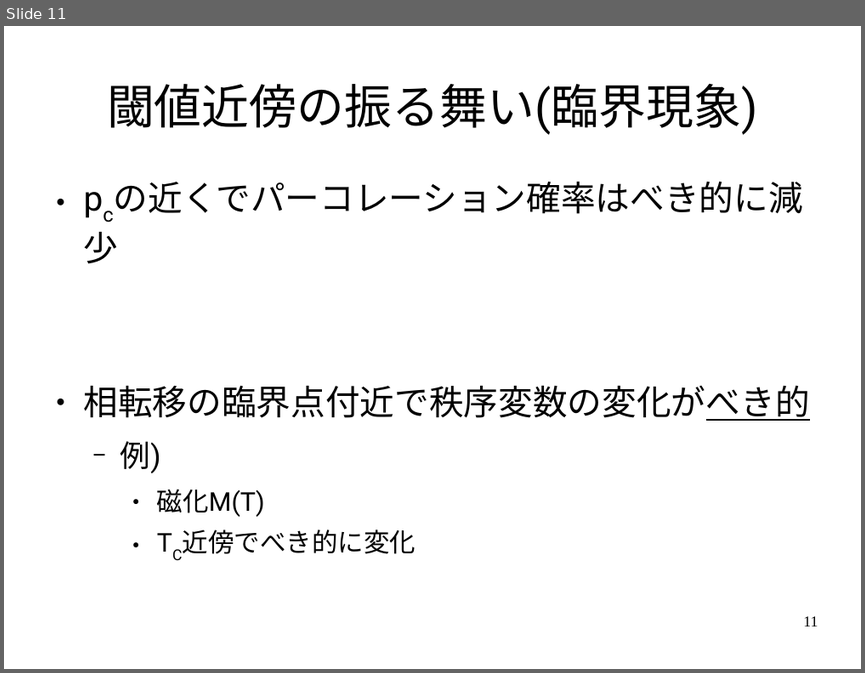
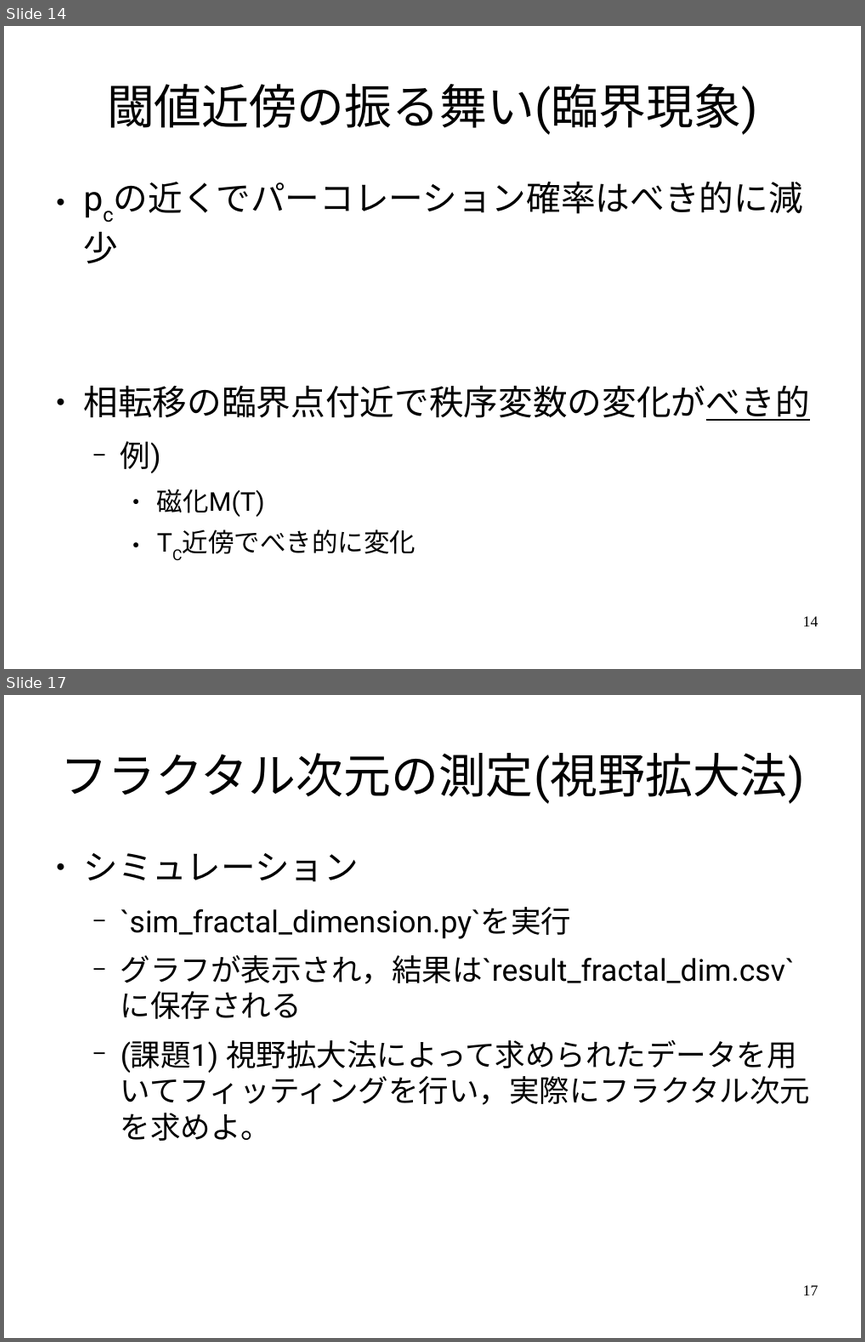
Before and after one commit to ssh0/SCS_yamlab2016, a slide deck: doc/slide.odp. Shown one above the other, each under a label of ours: slide 11 before the commit, slides 14 and 17 after it; the slides between them are not shown. The pictures are 865x673 and 865x1342 pixels, drawn with LibreOffice and Linux fonts; fonts in the diff are those of the drawing. Boxes give left, top, right and bottom in pixels: in the first picture for what was removed or moved away, otherwise in the second. Text is boxed around its words. In the diff, an @@ line names an element or a change of style, - is before the commit and + after.

```diff
--- a/doc/slide.odp
+++ b/doc/slide.odp
@@ slide 17 added at <box>4,695,861,1338</box>, background #FFFFFF @@
@@ title added at <box>60,753,804,804</box>, 44 pt, text #000000 @@
+フラクタル次元の測定(視野拡大法)
@@ text added at <box>84,853,810,1140</box>, 28 pt, text #000000 @@
+● シミュレーション
+  − `sim_fractal_dimension.py`を実行
+  − グラフが表示され，結果は`result_fractal_dim.csv`に保存される
+  − (課題1) 視野拡大法によって求められたデータを用いてフィッティングを行い，実際にフラクタル次元を求めよ。
@@ page number added at <box>803,1285,818,1295</box>, 14 pt, text #000000 @@
+17
@@ what was slide 11 is now slide 14 @@
@@ page number at <box>803,616,818,626</box>: text changed @@
-11
+14
```
Also in this commit, not shown: 2 slides changed, 8 other slides added.
